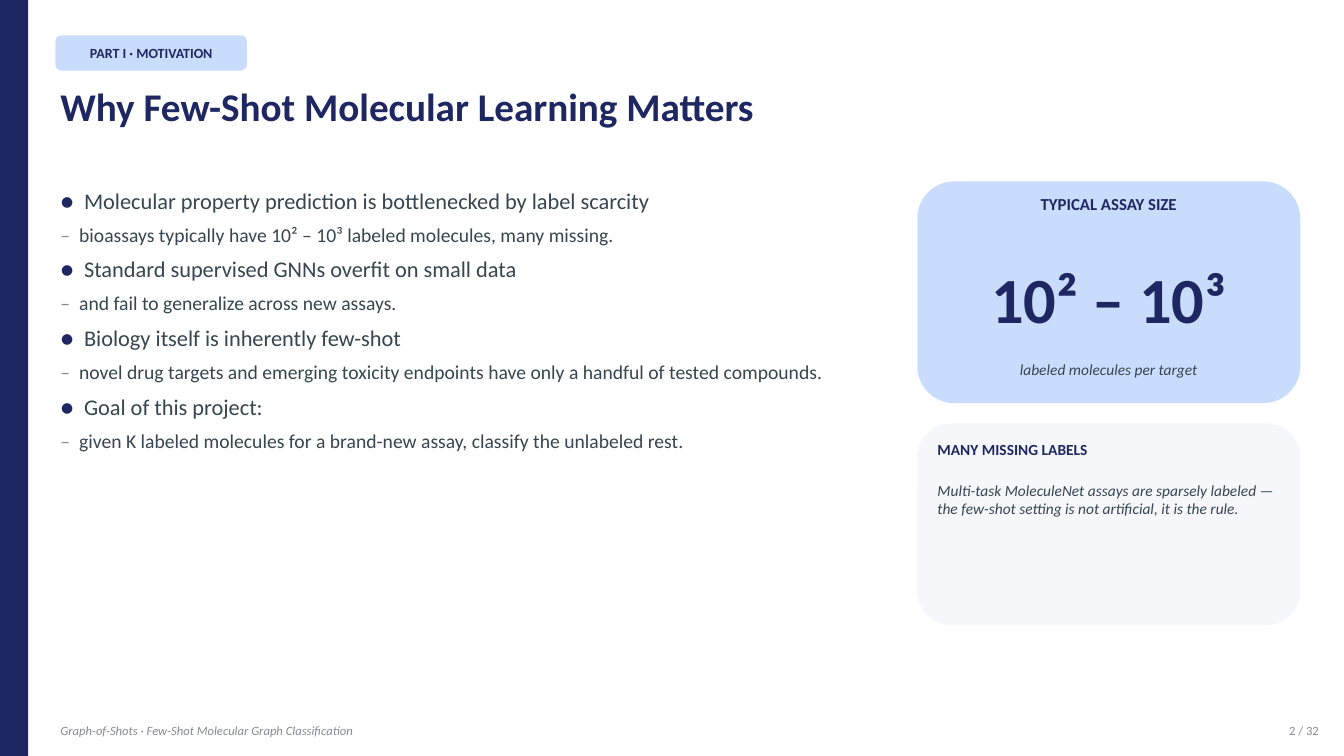
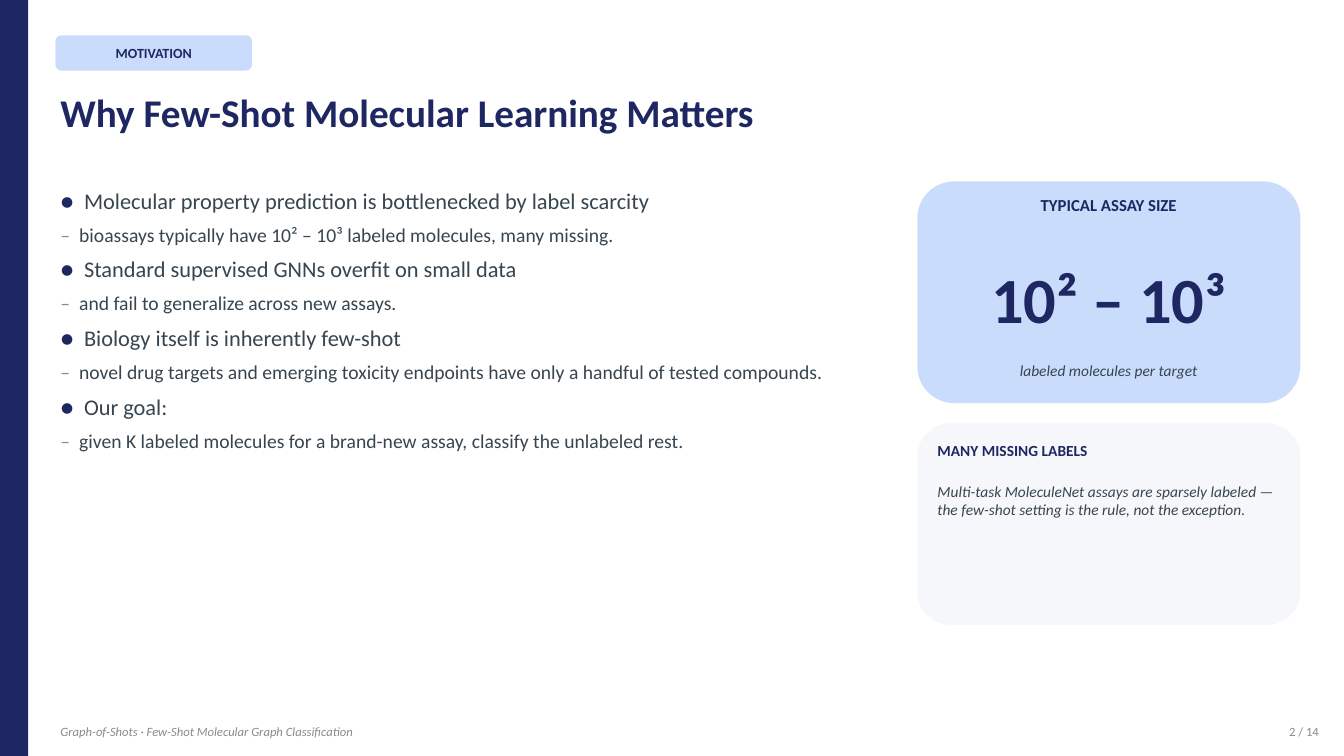
Before and after one commit to BDeMo/proj-mol, a slide deck: slide 2 of presentation/Graph-of-Shots.pptx. Drawn at 1344x756 pixels with LibreOffice and Linux fonts; fonts in the diff are those of the drawing. Boxes give left, top, right and bottom in pixels: in the first picture for what was removed or moved away, otherwise in the second. Text is boxed around its words. In the diff, an @@ line names an element or a change of style, - is before the commit and + after.

Commit message:
PPT: condense to 14 slides, native MS shapes, unified Calibri, split formulas
Structure (14 slides total):
  Non-experiment (8 pages):
    1  Title
    2  Motivation
    3  Episodic formulation + dataset stats
    4  Baselines (ProtoNet + FOMAML side-by-side)
    5  Problem formulation + GoS pipeline
    6  Method — encoder / affinity / meta-GNN (3-column)
    7  Prototype head pitfall + iterative refinement
    8  v2 — diagnosis + 5 modifications

  Experiments (5 pages):
    9   Main comparison
    10  Ablations
    11  Sample efficiency + training dynamics
    12  v2 new ablation suite
    13  v2 expected targets

  14 Thank you

Design changes:
  • All diagrams drawn with NATIVE MS PowerPoint shapes (rounded rects,
    ovals, arrows, connectors) — no more matplotlib diagram PNGs.
  • Each equation is its own PNG (19 individual formula images).
  • Typography: Calibri everywhere, 28pt/bold titles, 16pt body.

```diff
--- a/presentation/Graph-of-Shots.pptx
+++ b/presentation/Graph-of-Shots.pptx
@@ rounded rectangle "MOTIVATION": place and size @@
-rounded rectangle "MOTIVATION" at box(55, 35, 247, 71)
+rounded rectangle "MOTIVATION" at box(55, 35, 252, 71)
@@ text removed at box(90, 49, 212, 58) @@
-PART I · MOTIVATION
@@ text in rounded rectangle at box(116, 49, 192, 58): text added @@
+MOTIVATION
@@ text "Why Few-Shot Molecular Learning Matters": place and size @@
-text "Why Few-Shot Molecular Learning Matters" at box(60, 93, 753, 128)
+text "Why Few-Shot Molecular Learning Matters" at box(60, 99, 753, 134)
@@ text at box(84, 399, 167, 419): text changed @@
-● Goal of this project:
+● Our goal:
@@ text at box(937, 486, 1257, 518): text changed @@
-Multi-task MoleculeNet assays are sparsely labeled — the few-shot setting is not artificial, it is the rule.
+Multi-task MoleculeNet assays are sparsely labeled — the few-shot setting is the rule, not the exception.
@@ text at box(1289, 728, 1319, 736): text changed @@
-2 / 32
+2 / 14
```
Also in this commit, not shown: 8 other slides changed, 3 slides added, 21 slides removed, 35 other files.
